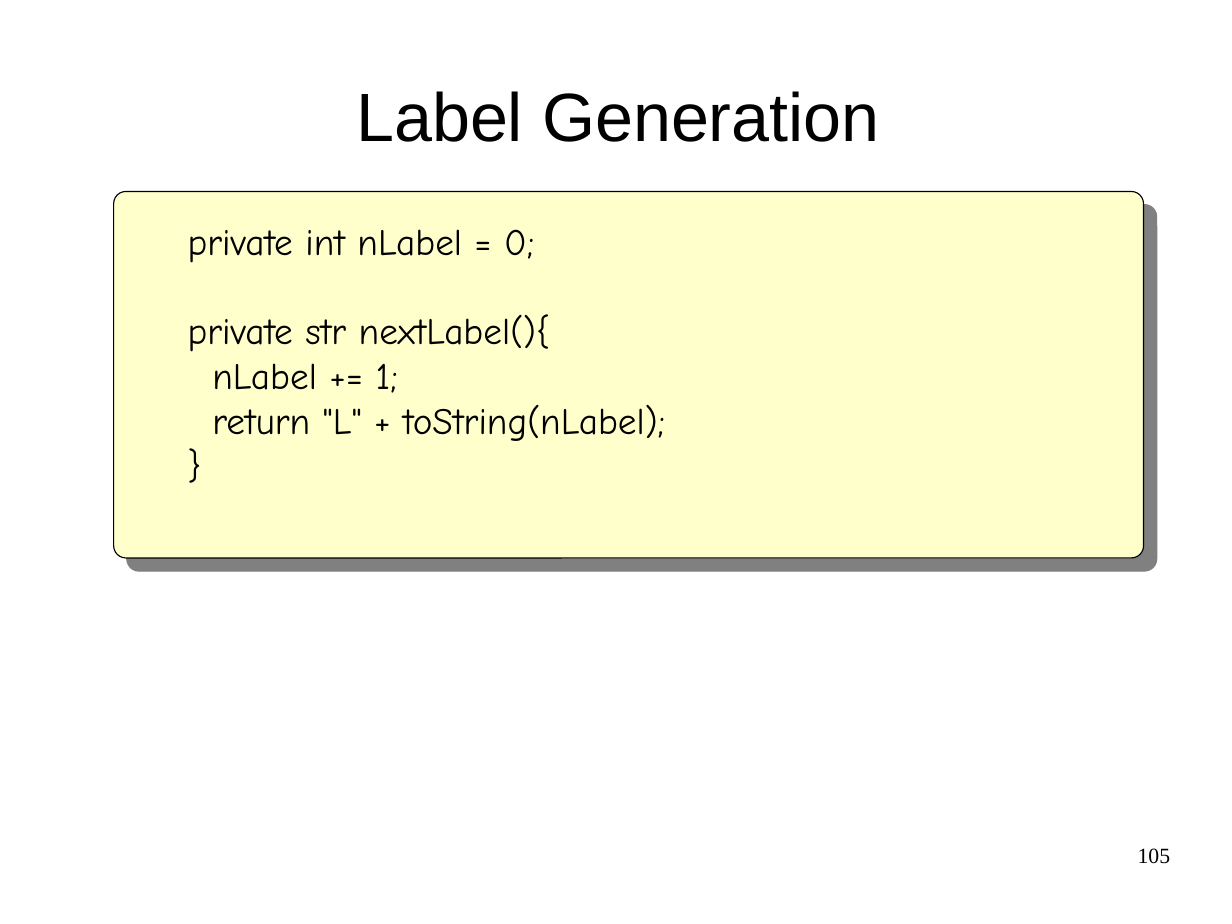
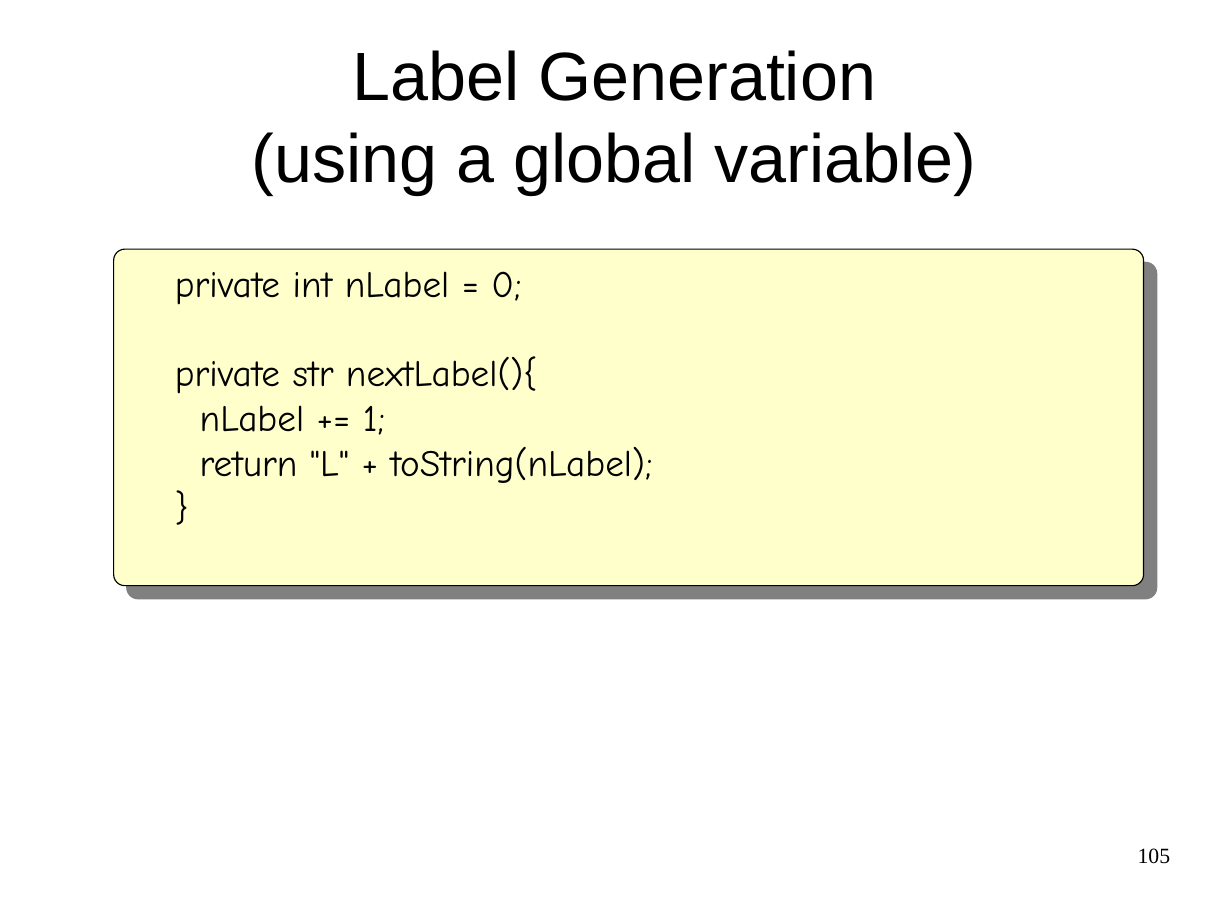
Before and after one commit to cwi-swat/meta-environment, a slide deck: slide 105 of meta-doc/analysis/rascal-slides/rascal-slides.odp. Drawn at 1232x924 pixels with LibreOffice and Linux fonts; fonts in the diff are those of the drawing; background and template pictures are left out. Boxes give left, top, right and bottom in pixels: in the first picture for what was removed or moved away, otherwise in the second. Text is boxed around its words. In the diff, an @@ line names an element or a change of style, - is before the commit and + after.

```diff
--- a/meta-doc/analysis/rascal-slides/rascal-slides.odp
+++ b/meta-doc/analysis/rascal-slides/rascal-slides.odp
@@ title at (252,50,977,195): text changed @@
-Label Generation
+Label Generation
+(using a global variable)
@@ rounded rectangle: place and size @@
-rounded rectangle at (114,191,1145,558)
+rounded rectangle at (114,249,1145,586)
@@ text "private int nLabel = 0;": place and size @@
-text "private int nLabel = 0;" at (188,229,665,441)
+text "private int nLabel = 0;" at (175,271,653,483)
```
Also in this commit, not shown: 16 other slides changed, 5 slides added, 5 slides removed, 1 other file.
